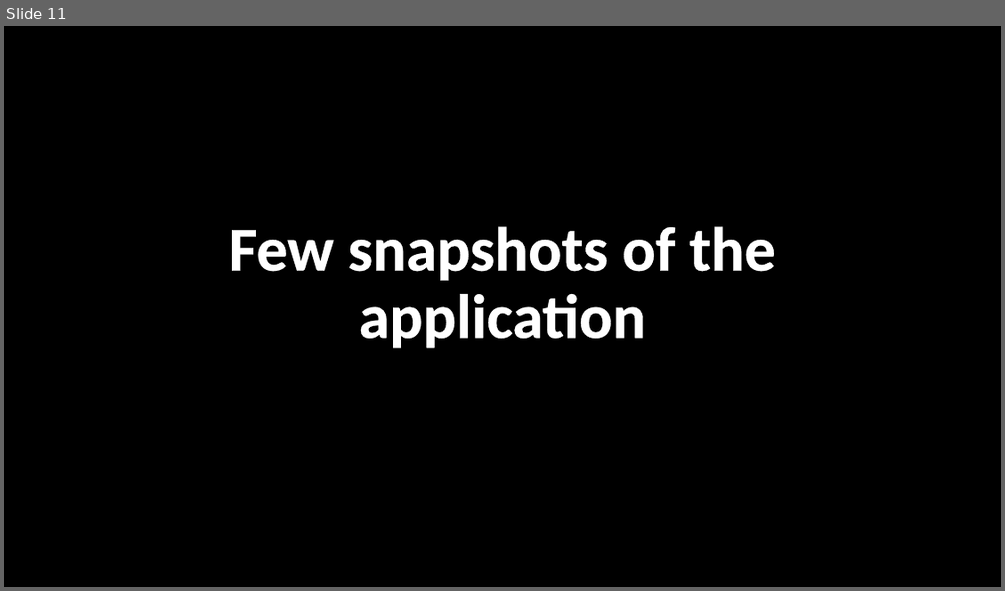
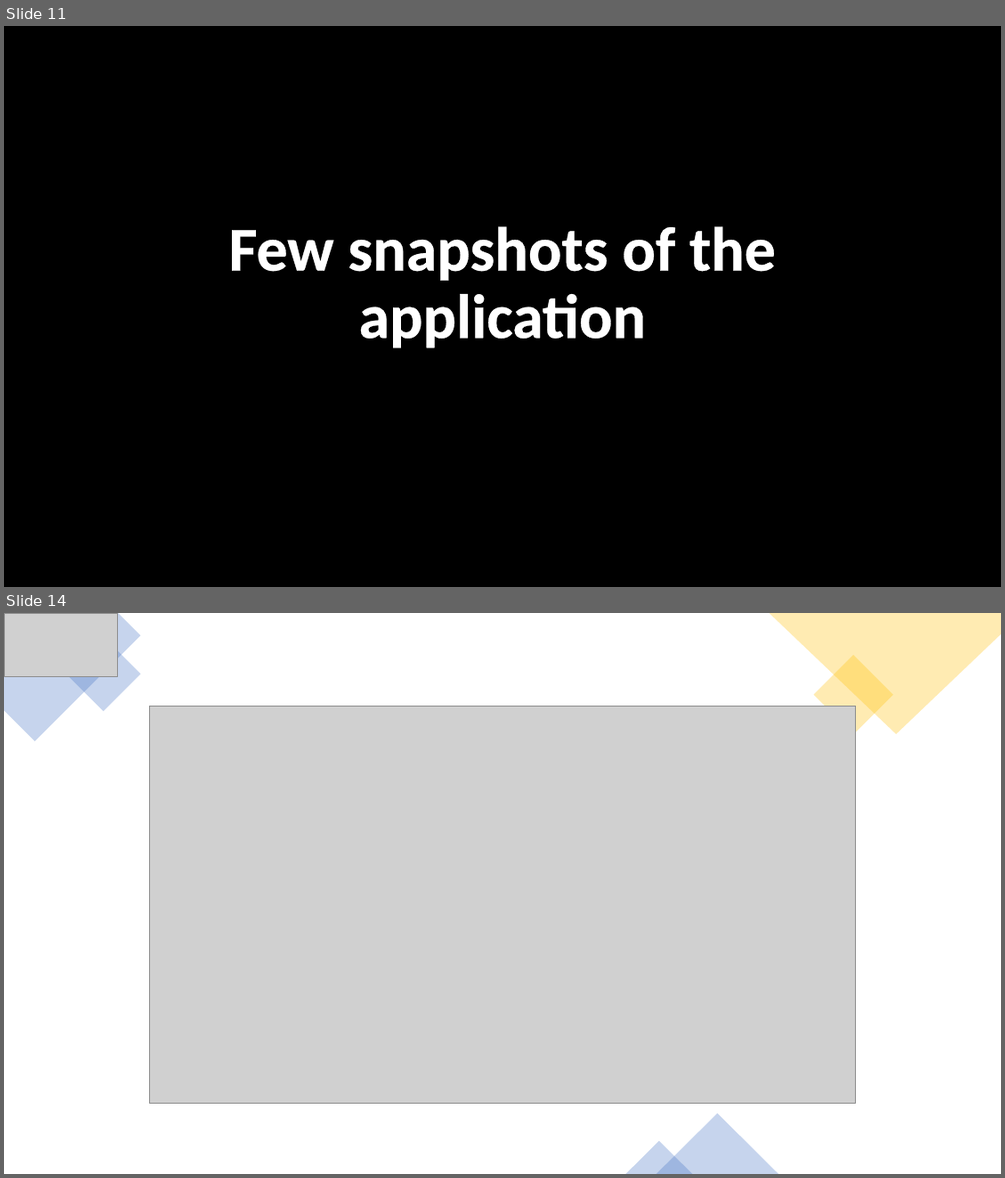
Before and after one commit to polampellys/AED_Final_Project, a slide deck: Final project presentation.pptx. Shown one above the other, each under a label of ours: slide 11 before the commit, slides 11 and 14 after it; the slides between them are not shown. The pictures are 1005x591 and 1005x1178 pixels, drawn with LibreOffice and Linux fonts; fonts in the diff are those of the drawing; grey boxes stand for pictures; background and template pictures are left out. Boxes give left, top, right and bottom in pixels: in the first picture for what was removed or moved away, otherwise in the second. Text is boxed around its words. In the diff, an @@ line names an element or a change of style, - is before the commit and + after.

```diff
--- a/Final project presentation.pptx
+++ b/Final project presentation.pptx
@@ slide 14 added at box(4, 613, 1001, 1174), background #FFFFFF @@
@@ freeform shape added at box(4, 613, 141, 741), fill #4472C4 at 30% opacity @@
@@ picture added at box(4, 613, 118, 676) @@
@@ rectangle added at box(66, 636, 141, 712), fill #4472C4 at 30% opacity @@
@@ freeform shape added at box(769, 613, 1001, 734), fill #FFC000 at 30% opacity @@
@@ rectangle added at box(813, 655, 893, 735), fill #FFC000 at 30% opacity @@
@@ picture added at box(150, 706, 855, 1080) @@
@@ picture added at box(150, 706, 855, 1103) @@
@@ triangle added at box(656, 1113, 778, 1174), fill #4472C4 at 30% opacity @@
@@ triangle added at box(626, 1141, 693, 1174), fill #4472C4 at 30% opacity @@
```
Also in this commit, not shown: 10 slides changed, 3 other slides added.
